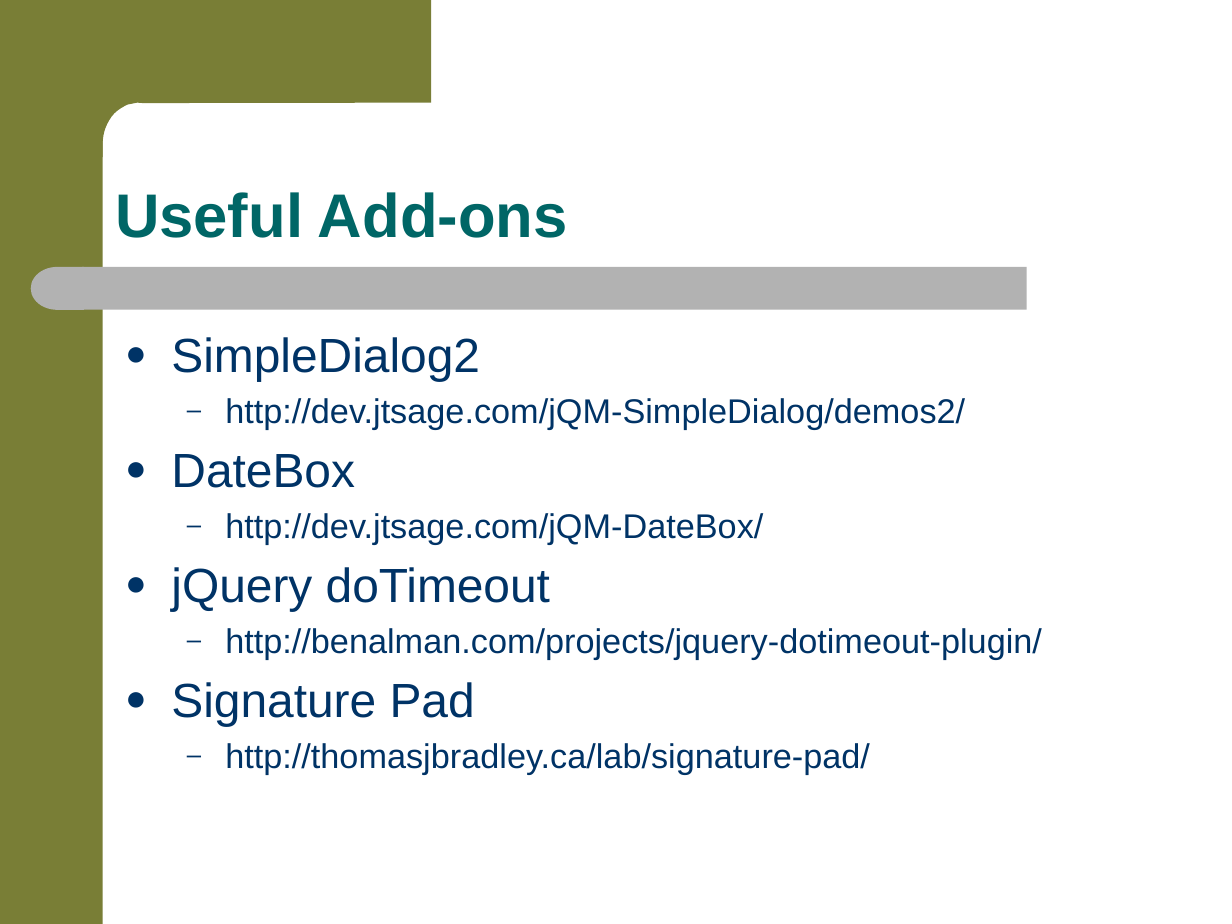
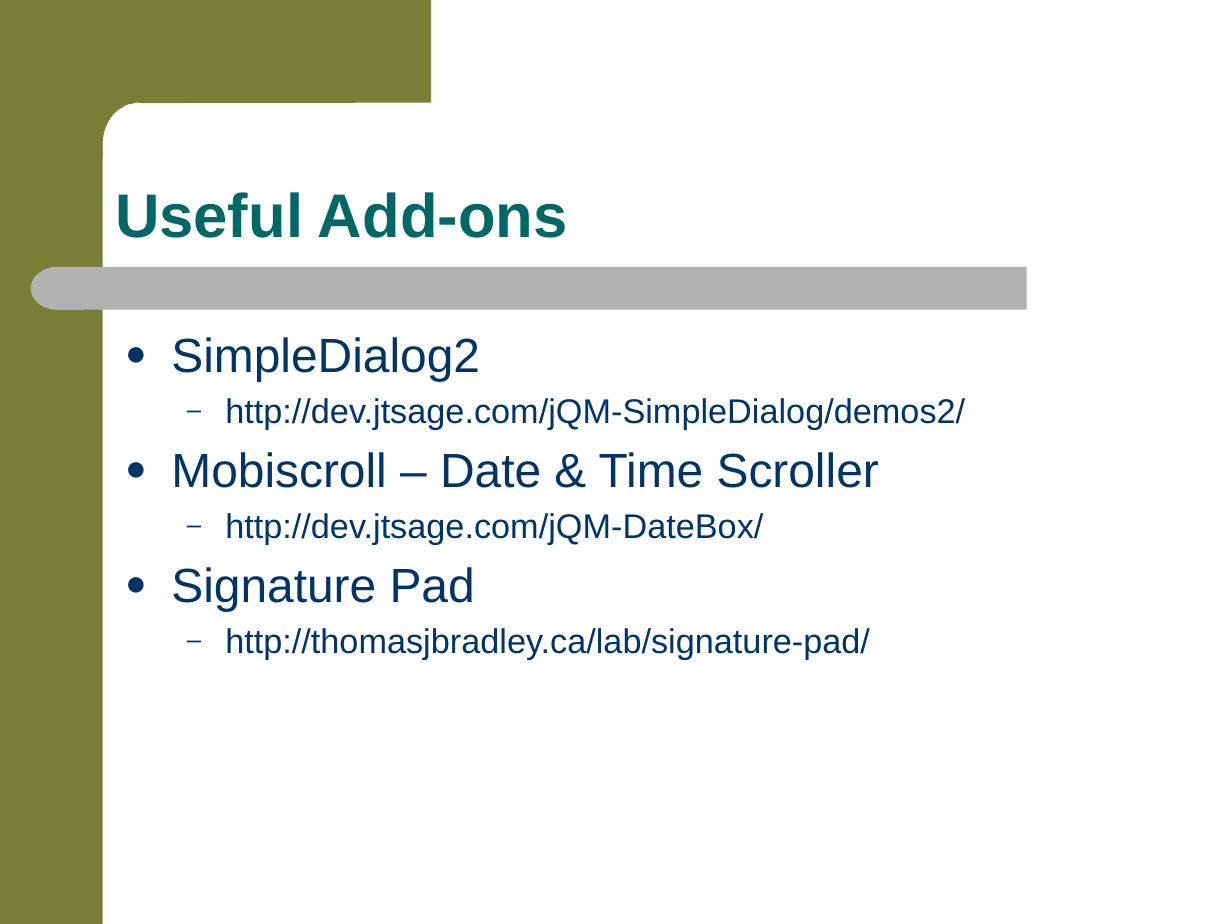
Before and after one commit to jkwuc89/RealPhonegapApp, a slide deck: slide 18 of RealWorldMobileAppDevelopment.pptx (slide 14 before the commit). Drawn at 1232x924 pixels with LibreOffice and Linux fonts; fonts in the diff are those of the drawing; background and template pictures are left out. Boxes give left, top, right and bottom in pixels: in the first picture for what was removed or moved away, otherwise in the second. Text is boxed around its words. In the diff, an @@ line names an element or a change of style, - is before the commit and + after.

```diff
--- a/RealWorldMobileAppDevelopment.pptx
+++ b/RealWorldMobileAppDevelopment.pptx
@@ text at (x1=171, y1=452, x2=879, y2=488): text changed @@
-● DateBox
+● Mobiscroll – Date & Time Scroller
@@ text at (x1=171, y1=567, x2=1042, y2=659): paragraphs removed @@
-● jQuery doTimeout
-  – http://benalman.com/projects/jquery-dotimeout-plugin/
```
Also in this commit, not shown: 11 other slides changed, 4 slides added.
